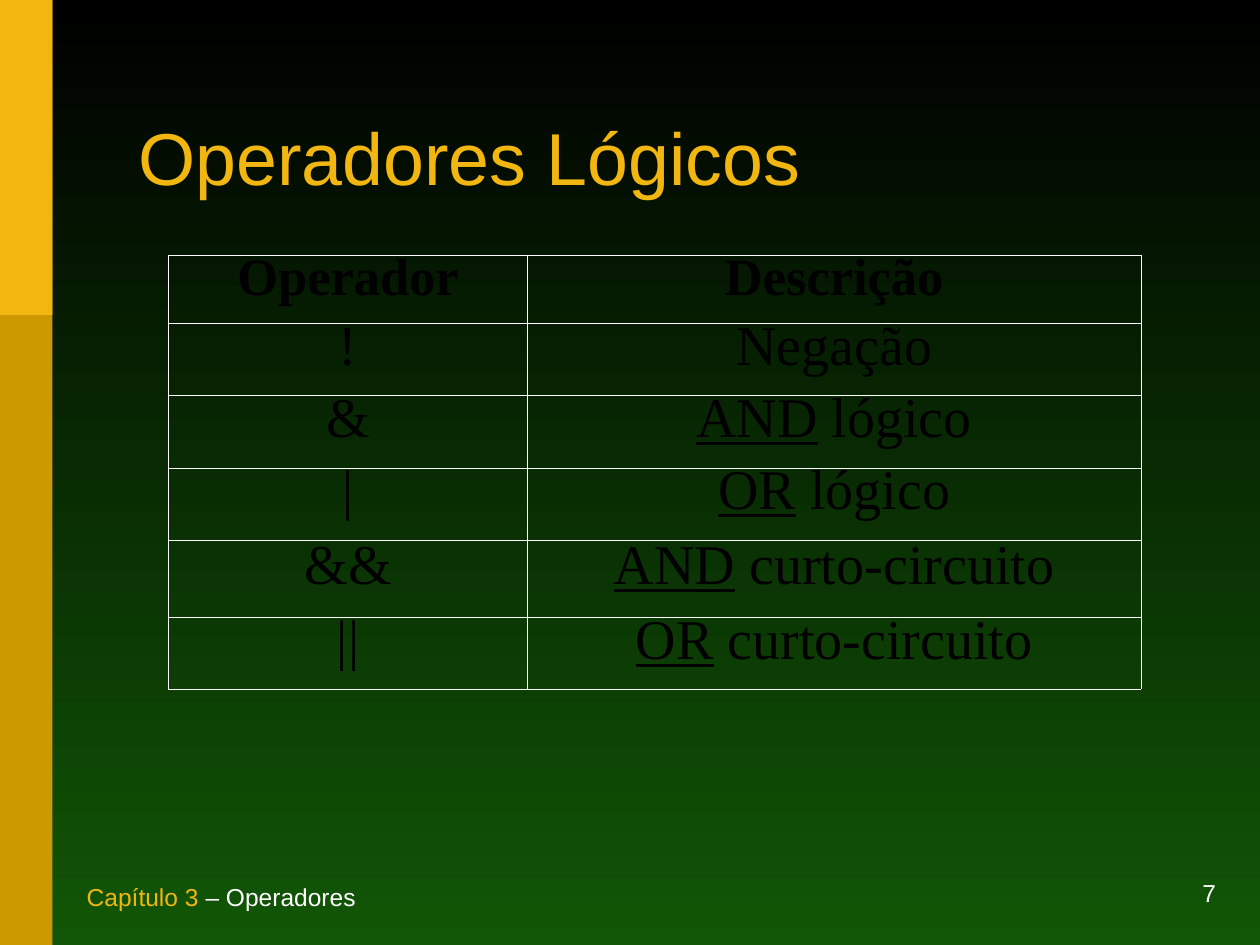
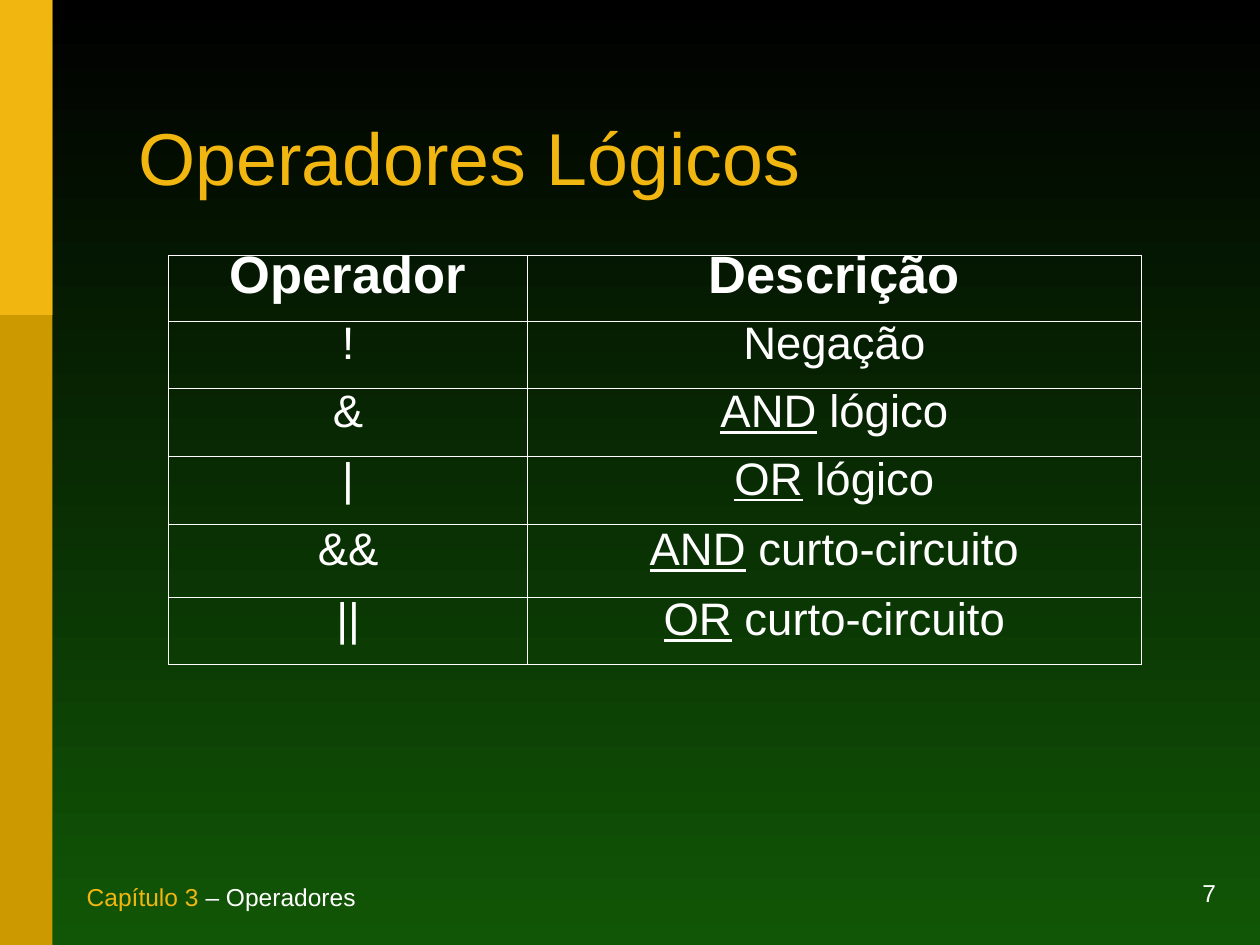
Before and after one commit to duchesqui/slzvieira-training, a slide deck: slide 7 of 1-Java-Programmer-Modulo-I/03.Capitulo03.ppt. Drawn at 1260x945 pixels with LibreOffice and Linux fonts; fonts in the diff are those of the drawing. Boxes give left, top, right and bottom in pixels: in the first picture for what was removed or moved away, otherwise in the second. Text is boxed around its words. In the diff, an @@ line names an element or a change of style, - is before the commit and + after.

```diff
--- a/1-Java-Programmer-Modulo-I/03.Capitulo03.ppt
+++ b/1-Java-Programmer-Modulo-I/03.Capitulo03.ppt
@@ table at [169,256,1142,665] @@
@@ font Times New Roman to Arial, text colour #000000 to #FFFFFF @@
@@ size 32 to 26 pt in "!", "Negação", "&", "AND lógico" and 6 more places @@
```
Also in this commit, not shown: 8 other slides changed, 22 other files.
